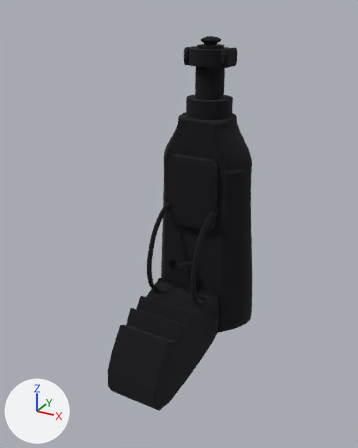
A saved change to the FBX model Assets/Models/CyberPulsePistolView.fbx.
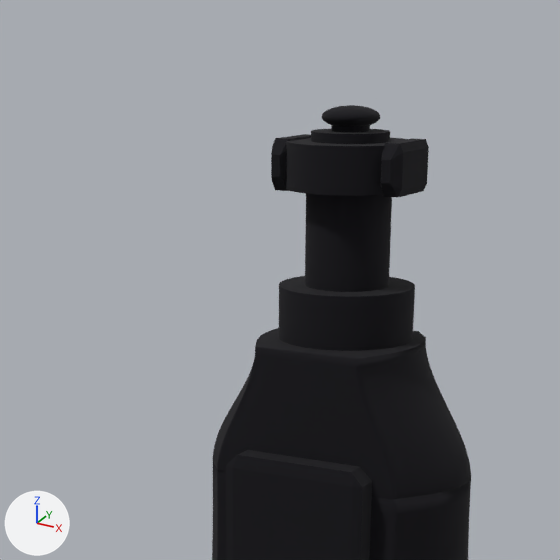
The first picture shows the older version from a camera (50 mm lens) standing at (0.509, -1.023, 0.586) and looking at (-0.002, -0.094, 0.122). The close-ups show the older and then the newer version on the part from 25% to 79% of the width and 0% to 43% of the height of that picture. Only the edits that show in the close-ups are written down. Lighting does not change. The marker at lower left points along +X, +Y and +Z. Where no turn or scale is listed for an object, it has been applied to the vertices.

Script lines for the objects in view, before the commit:
```python
me_cube_001 = bpy.data.meshes.new('Cube.001')
me_cube_001.from_pydata(...)  # 24 vertices, 32 faces; spans x -0.0088..0.0088, y -0.0352..0.0352, z -0.0192..0.0192
me_cube_001.materials.append(mat_synthwave_universal_matte_black)  # black #05030d
me_cube_003 = bpy.data.meshes.new('Cube.003')
me_cube_003.from_pydata(...)  # 24 vertices, 32 faces; spans x -0.061..0.061, y -0.013..0.013, z -0.086..0.086
me_cube_003.materials.append(mat_synthwave_universal_matte_black)  # black #05030d
me_sphere = bpy.data.meshes.new('Sphere')
me_sphere.from_pydata(...)  # 1106 vertices, 2208 faces; spans x -0.0224..0.0224, y -0.0224..0.0224, z -0.008..0.008
me_sphere.materials.append(mat_synthwave_universal_matte_black)  # black #05030d
ob_cpp_muzzle_blue_glow_lens = bpy.data.objects.new('CPP_muzzle blue glow lens', me_sphere)
ob_cpp_muzzle_blue_glow_lens.location = (0.0, 0.051, 0.517)
ob_cpp_split_metal_muzzle_left_flat = bpy.data.objects.new('CPP_split metal muzzle left flat', me_cube_001)
ob_cpp_split_metal_muzzle_left_flat.location = (0.046, 0.051, 0.482)
ob_cpp_underbarrel_accessory_rail = bpy.data.objects.new('CPP_underbarrel accessory rail', me_cube_003)
ob_cpp_underbarrel_accessory_rail.location = (0.0, -0.029, 0.179)
# also in view: 'CPP_inner cyan energy barrel' at (0.0, 0.051, 0.342); 'CPP_black outer barrel sleeve' at (0.0, 0.051, 0.33); 'CPP_split metal muzzle right flat' at (-0.046, 0.051, 0.482); 'CPP_front squared compensator' at (0.0, 0.045, 0.294); 'CPP_main angular receiver' at (0.0, 0.024, 0.026)
```
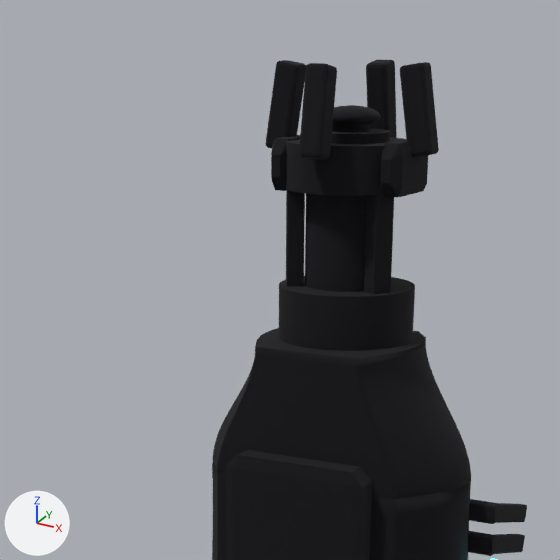
Changed parts and their boxes [x1, y1, x2, y2] in the close-ups (560 x 560 px):
'CPP_muzzle crown prongs', added (black): after [265, 60, 439, 160]
'CPP_muzzle support rails', added (black): after [286, 190, 394, 294]
'CPP_front serration mount lugs', added: after [212, 463, 499, 556]
'CPP_front slide serrations', added (black): after [494, 503, 527, 554]

The change, as a list of edits to the scene's bpy script:
```text
Add me_cpp_muzzle_crown_prongs_001:
    me_cpp_muzzle_crown_prongs_001.from_pydata(...)  # 224 vertices, 216 faces; spans x -0.0708..0.0708, y -0.0196..0.122, z 0.4898..0.556
    me_cpp_muzzle_crown_prongs_001.materials.append(mat_synthwave_universal_matte_black)  # black #05030d
Add me_cpp_front_slide_serrations_001:
    me_cpp_front_slide_serrations_001.from_pydata(...)  # 224 vertices, 216 faces; spans x -0.133..0.133, y 0.065..0.146, z 0.158..0.221
    me_cpp_front_slide_serrations_001.materials.append(mat_synthwave_universal_matte_black)  # black #05030d
Add me_cpp_muzzle_support_rails_001:
    me_cpp_muzzle_support_rails_001.from_pydata(...)  # 168 vertices, 162 faces; spans x -0.046..0.046, y 0.0203..0.1002, z 0.3735..0.4764
    me_cpp_muzzle_support_rails_001.materials.append(mat_synthwave_universal_matte_black)  # black #05030d
Add me_cpp_front_serration_mount_lugs_001:
    me_cpp_front_serration_mount_lugs_001.from_pydata(...)  # 224 vertices, 216 faces; spans x -0.133..0.133, y 0.06..0.072, z 0.179..0.222
    me_cpp_front_serration_mount_lugs_001.materials.append(mat_synthwave_universal_matte_black)  # black #05030d
Add ob_cpp_muzzle_crown_prongs:
    ob_cpp_muzzle_crown_prongs = bpy.data.objects.new('CPP_muzzle crown prongs', me_cpp_muzzle_crown_prongs_001)
    ob_cpp_muzzle_crown_prongs.location = (0.0, 0.0, 0.0)
Add ob_cpp_front_slide_serrations:
    ob_cpp_front_slide_serrations = bpy.data.objects.new('CPP_front slide serrations', me_cpp_front_slide_serrations_001)
    ob_cpp_front_slide_serrations.location = (0.0, 0.0, 0.0)
Add ob_cpp_muzzle_support_rails:
    ob_cpp_muzzle_support_rails = bpy.data.objects.new('CPP_muzzle support rails', me_cpp_muzzle_support_rails_001)
    ob_cpp_muzzle_support_rails.location = (0.0, 0.0, 0.0)
Add ob_cpp_front_serration_mount_lugs:
    ob_cpp_front_serration_mount_lugs = bpy.data.objects.new('CPP_front serration mount lugs', me_cpp_front_serration_mount_lugs_001)
    ob_cpp_front_serration_mount_lugs.location = (0.0, 0.0, 0.0)
```
